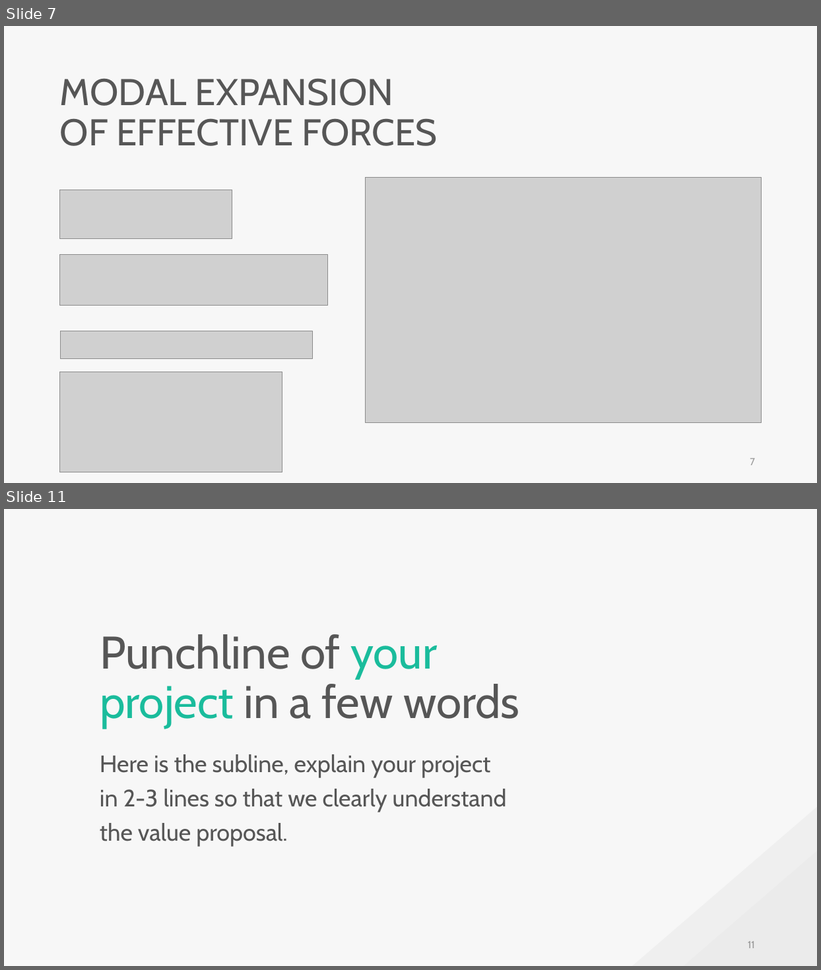
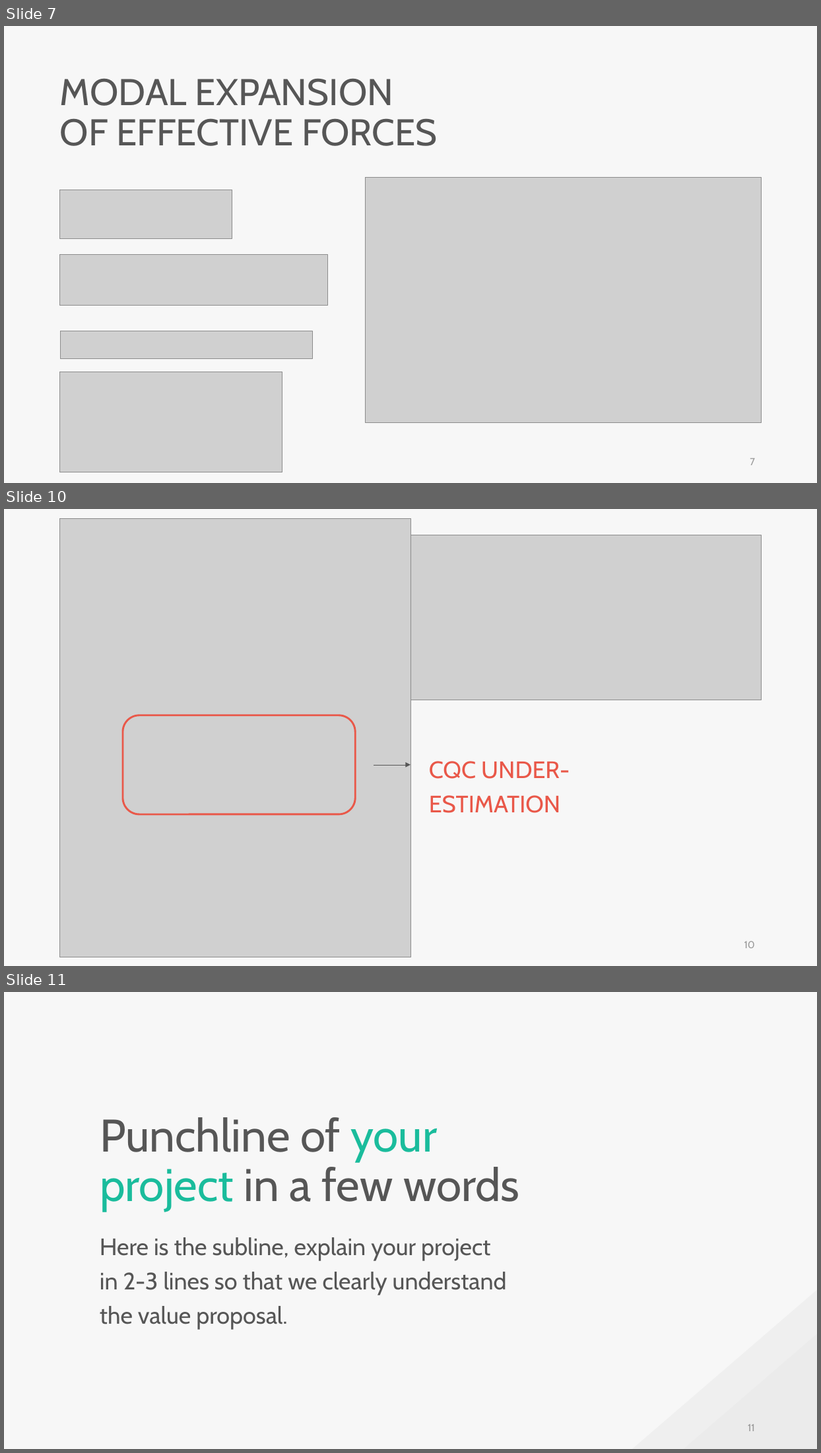
Before and after one commit to skyran1278/VbaProject, a slide deck: 20180126_SmartCut/20181025_Meeting/20181025 Meeting.pptx. Shown one above the other, each under a label of ours: slides 7 and 11 before the commit, slides 7, 10 and 11 after it; the slides between them are not shown. The pictures are 821x970 and 821x1453 pixels, drawn with LibreOffice and Linux fonts; fonts in the diff are those of the drawing; grey boxes stand for pictures. Boxes give left, top, right and bottom in pixels: in the first picture for what was removed or moved away, otherwise in the second. Text is boxed around its words. In the diff, an @@ line names an element or a change of style, - is before the commit and + after.

```diff
--- a/20180126_SmartCut/20181025_Meeting/20181025 Meeting.pptx
+++ b/20180126_SmartCut/20181025_Meeting/20181025 Meeting.pptx
@@ slide 10 added at (x1=4, y1=509, x2=817, y2=966), background #F7F7F7 @@
@@ picture added at (x1=60, y1=519, x2=411, y2=957) @@
@@ picture added at (x1=411, y1=535, x2=762, y2=700) @@
@@ rounded rectangle added at (x1=123, y1=716, x2=355, y2=815), outline #E95849 2.25 pt @@
@@ arrow added from (374, 765) to (411, 765), #565656 0.5 pt @@
@@ text added at (x1=429, y1=761, x2=570, y2=813), 28 pt, text #E95849 @@
+CQC UNDER-ESTIMATION
@@ page number added at (x1=745, y1=941, x2=755, y2=949), 12 pt, text #9A9A9A @@
+10
```
Also in this commit, not shown: 2 other slides added, 3 slides removed.
